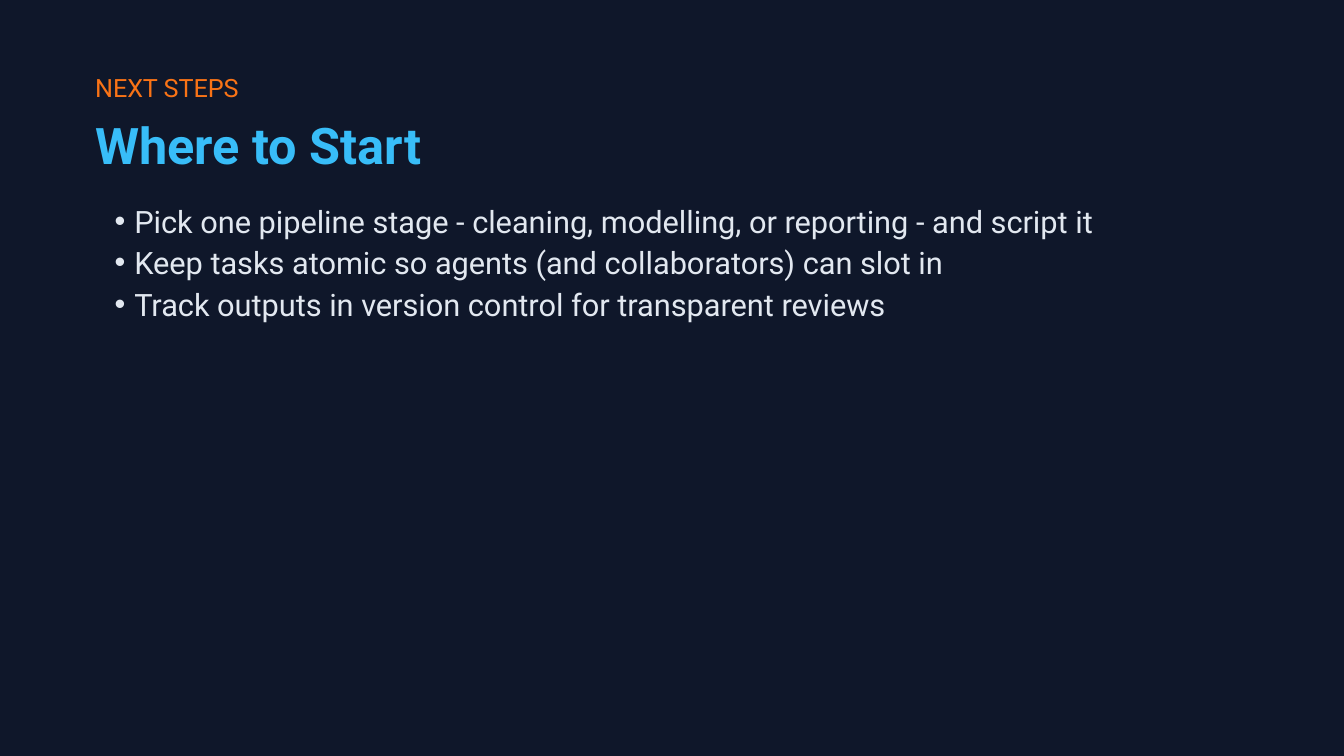
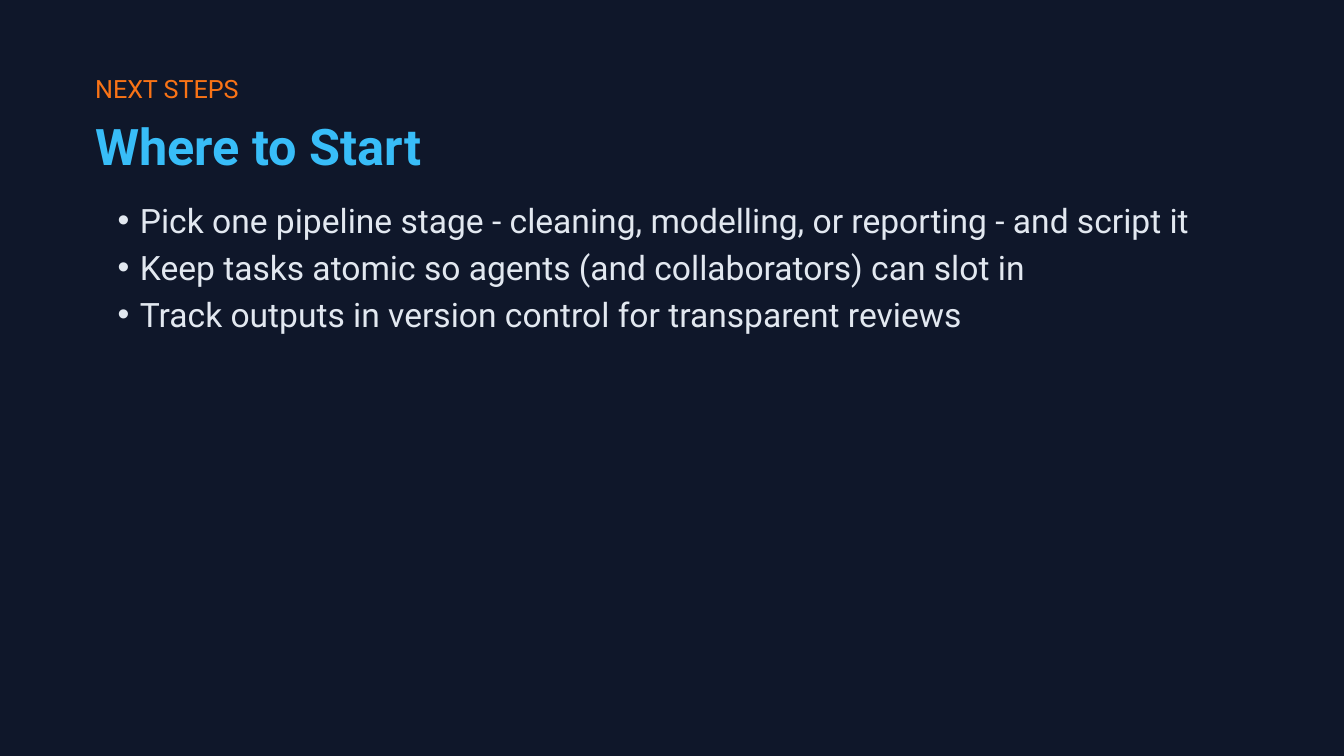
Before and after one commit to shanelindsay/agentic-r, a slide deck: slide 21 of slides-new/Agentic-AI-Agent-Talk.pptx. Drawn at 1344x756 pixels with LibreOffice and Linux fonts; fonts in the diff are those of the drawing. Boxes give left, top, right and bottom in pixels: in the first picture for what was removed or moved away, otherwise in the second. Text is boxed around its words. In the diff, an @@ line names an element or a change of style, - is before the commit and + after.

```diff
--- a/slides-new/Agentic-AI-Agent-Talk.pptx
+++ b/slides-new/Agentic-AI-Agent-Talk.pptx
@@ text "Pick one pipeline stage - ..." at (140,207,1189,334): size 16.5 to 18 pt; indent changed; line spacing 22.3pt to 25.2pt @@
```
Also in this commit, not shown: 20 other slides changed, 1 other file.
